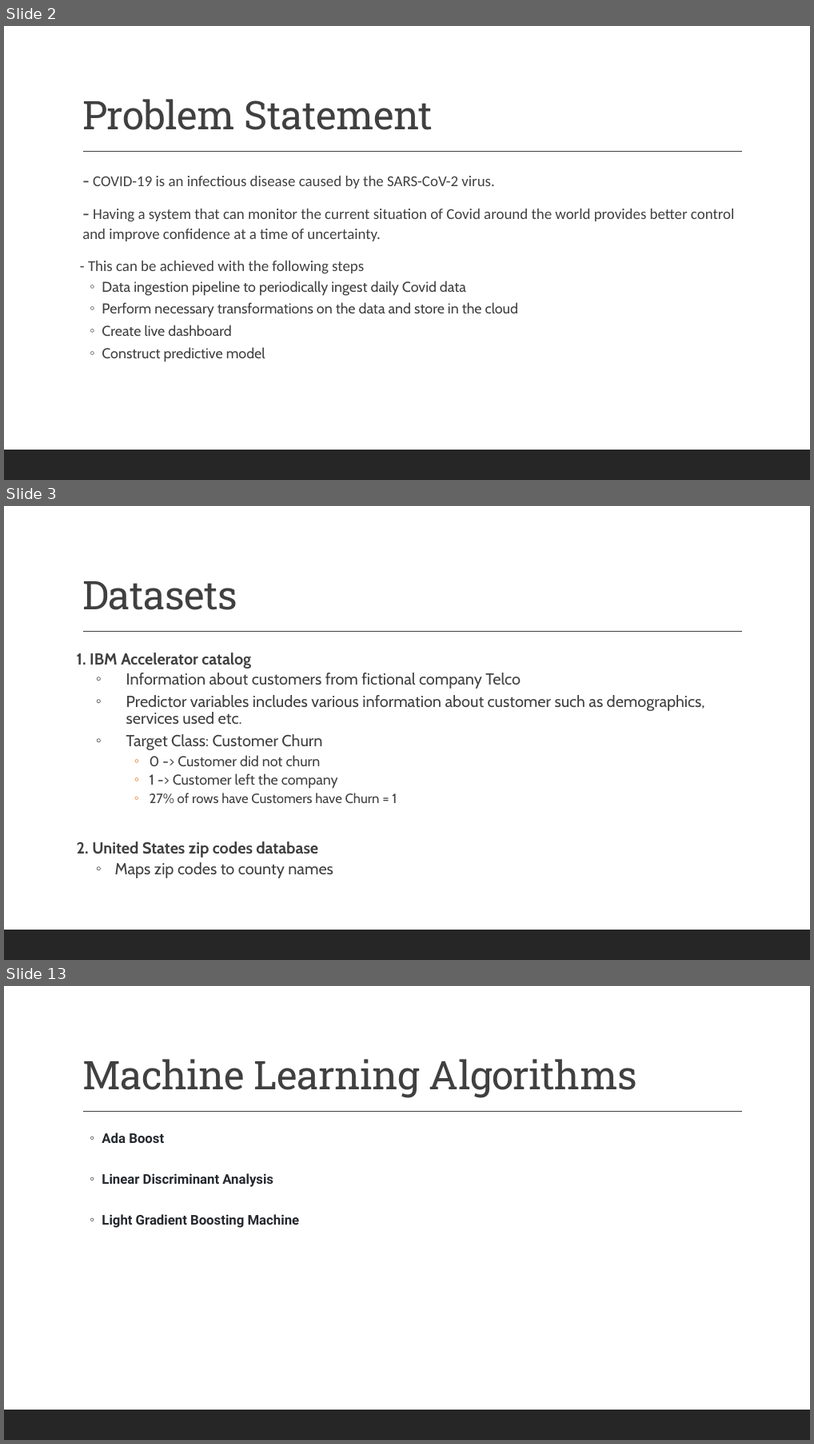
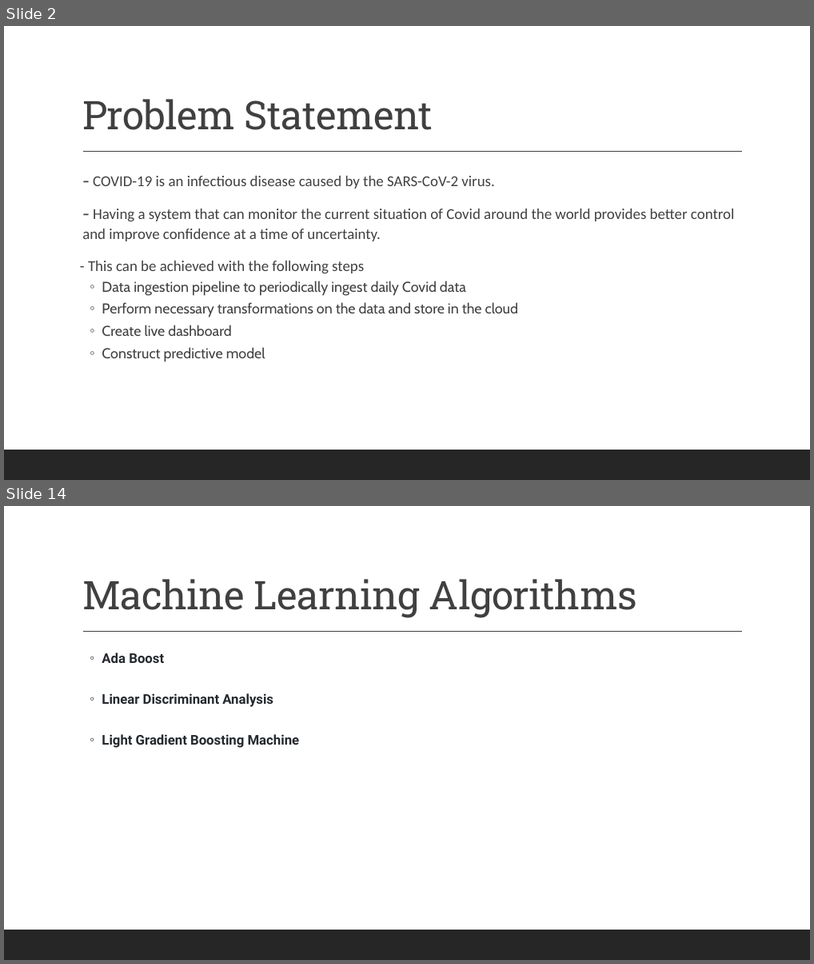
Before and after one commit to VargheseTresa/SpringBoard, a slide deck: cap3/Capstone_Final_Slides.pptx. Shown one above the other, each under a label of ours: slides 2, 3 and 13 before the commit, slides 2 and 14 after it; the slides between them are not shown. The pictures are 814x1444 and 814x964 pixels, drawn with LibreOffice and Linux fonts; fonts in the diff are those of the drawing. Boxes give left, top, right and bottom in pixels: in the first picture for what was removed or moved away, otherwise in the second. Text is boxed around its words. In the diff, an @@ line names an element or a change of style, - is before the commit and + after.

```diff
--- a/cap3/Capstone_Final_Slides.pptx
+++ b/cap3/Capstone_Final_Slides.pptx
@@ slide 3 removed at bbox=[4, 506, 810, 960], background #FFFFFF; not listed: 2 template elements that a slide beside it also shows @@
@@ title removed at bbox=[82, 581, 238, 610] @@
-Datasets
@@ text removed at bbox=[77, 652, 706, 878] @@
-1. IBM Accelerator catalog
-  ◦ Information about customers from fictional company Telco
-  ◦ Predictor variables includes various information about customer such as demographics, services used etc.
-  ◦ Target Class: Customer Churn
-          ◦ 0 -> Customer did not churn
-          ◦ 1 -> Customer left the company
-          ◦ 27% of rows have Customers have Churn = 1
-2. United States zip codes database
-  ◦ Maps zip codes to county names
@@ what was slide 13 is now slide 14 @@
```
Also in this commit, not shown: 2 slides changed, 9 slides added, 9 other slides removed, 1 other file.
